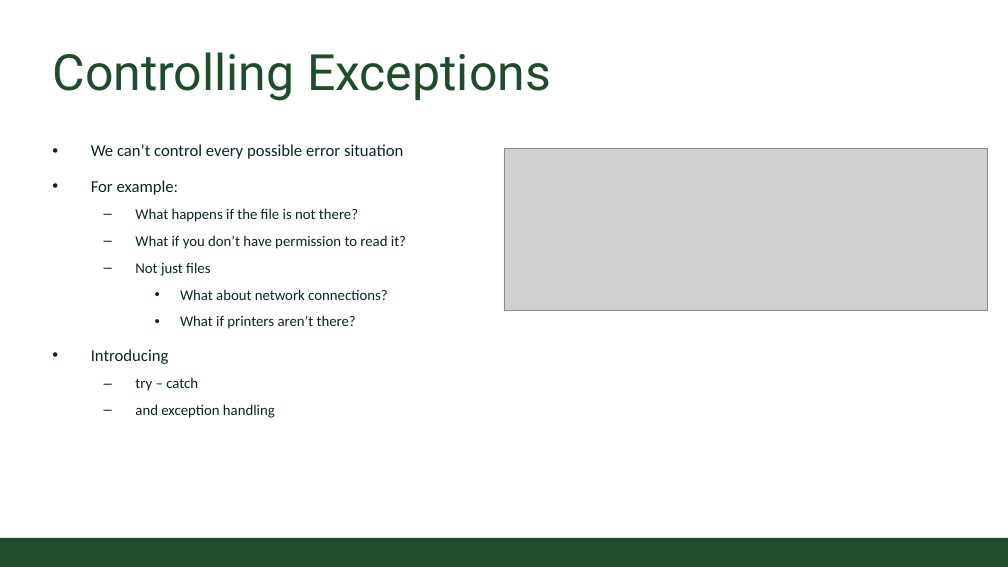
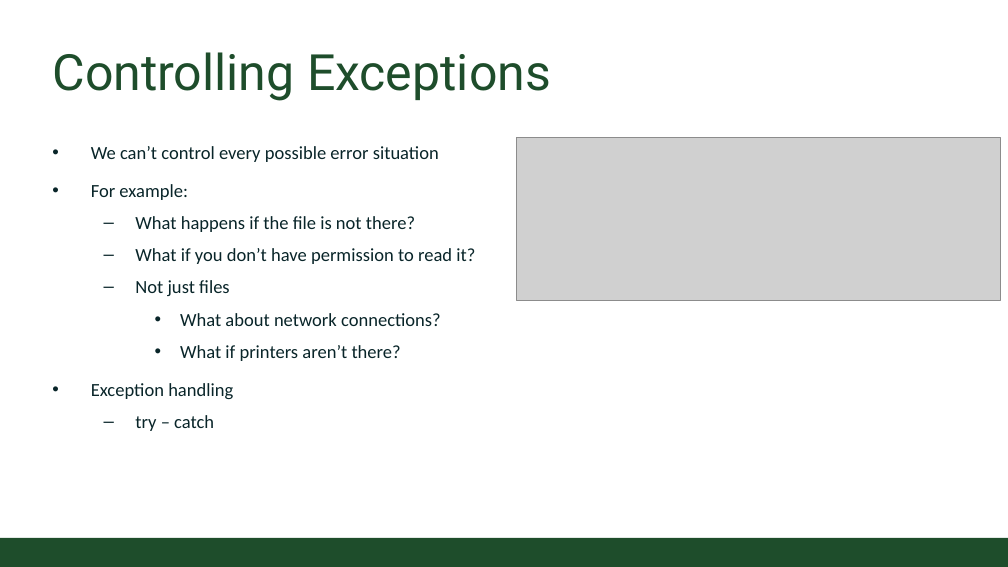
Before and after one commit to CSU-CompSci-CS163-4/Handouts, a slide deck: slide 7 of slides/On-Campus/09_02_Exceptions.pptx (slide 3 before the commit). Drawn at 1008x567 pixels with LibreOffice and Linux fonts; fonts in the diff are those of the drawing; grey boxes stand for pictures; background and template pictures are left out. Boxes give left, top, right and bottom in pixels: in the first picture for what was removed or moved away, otherwise in the second. Text is boxed around its words. In the diff, an @@ line names an element or a change of style, - is before the commit and + after.

Commit message:
Exceptions lecture updated

```diff
--- a/slides/On-Campus/09_02_Exceptions.pptx
+++ b/slides/On-Campus/09_02_Exceptions.pptx
@@ text at <box>91,146,475,431</box>: size 18 to 20 pt in "We can’t control every possible error situation", "For example:"; size 16 to 20 pt in "What happens if the file is not ...", "What if you don’t have permission to ...", "Not just files", "What about network connections?" and 2 more places @@
@@ picture: place and size @@
-picture at <box>504,148,988,311</box>
+picture at <box>517,138,1001,301</box>
@@ text at <box>91,383,233,399</box>: text changed; size 18 to 20 pt @@
-• Introducing
+• Exception handling
@@ text at <box>135,404,275,418</box>: paragraph removed @@
-  – and exception handling
```
Also in this commit, not shown: 5 other slides changed, 7 slides added, 4 slides removed.
